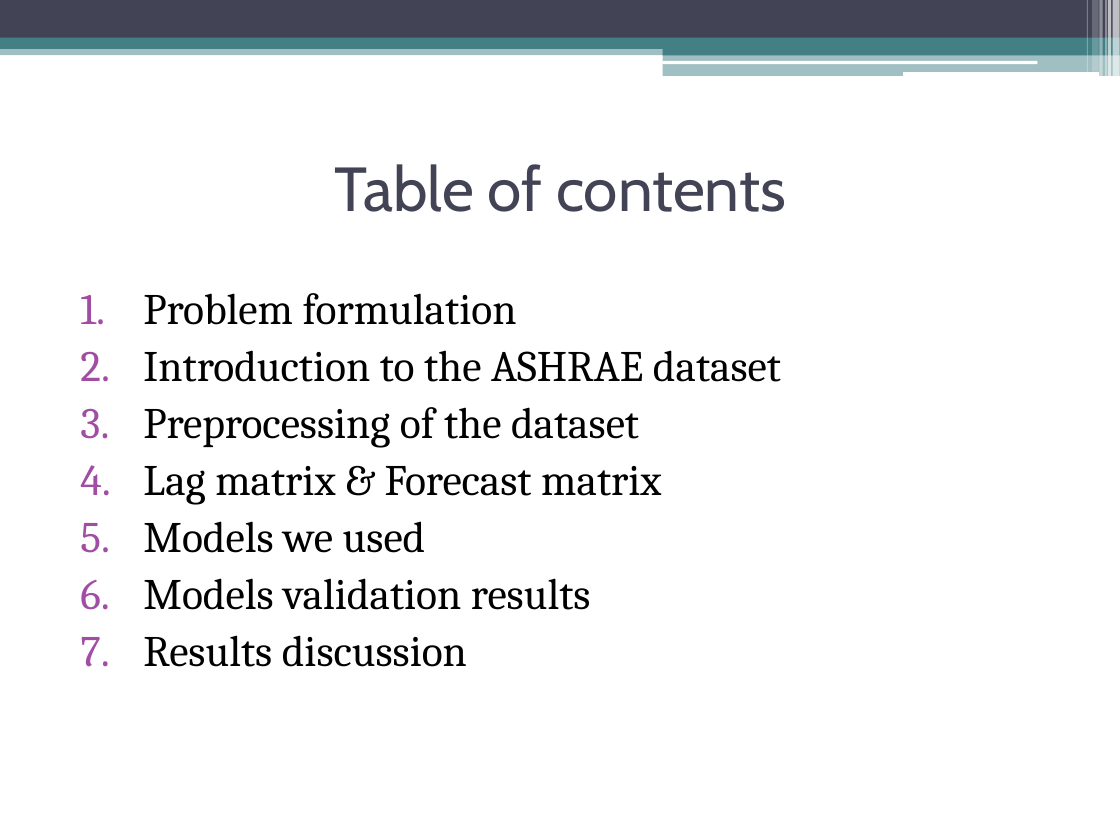
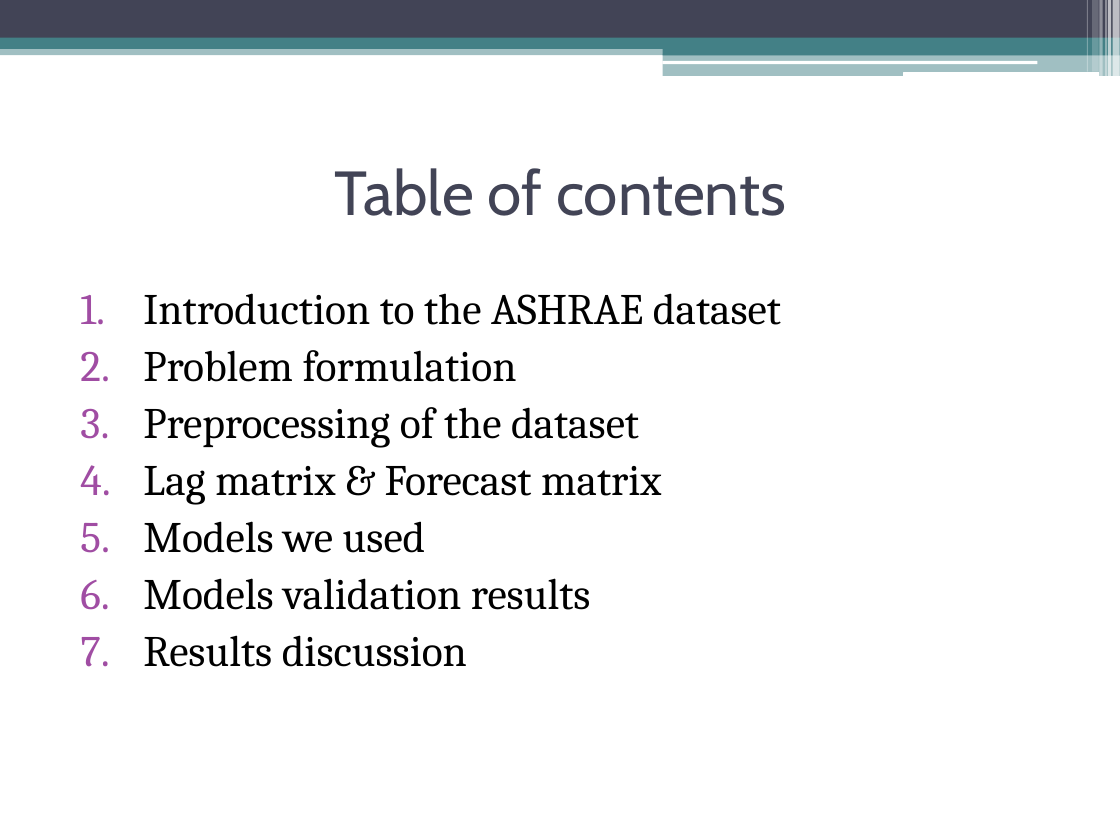
Before and after one commit to TarasKutsyk/ML-for-Automation-Project, a slide deck: slide 2 of Presentation ASHRAE.pptx. Drawn at 1120x840 pixels with LibreOffice and Linux fonts; fonts in the diff are those of the drawing. Boxes give left, top, right and bottom in pixels: in the first picture for what was removed or moved away, otherwise in the second. Text is boxed around its words. In the diff, an @@ line names an element or a change of style, - is before the commit and + after.

Commit message:
(Pres.) Dataset slides added

```diff
--- a/Presentation ASHRAE.pptx
+++ b/Presentation ASHRAE.pptx
@@ title "Table of contents": place and size @@
-title "Table of contents" at (334, 164, 786, 212)
+title "Table of contents" at (334, 168, 786, 216)
@@ text at (143, 293, 781, 325): paragraph added @@
+1. Introduction to the ASHRAE dataset
@@ text at (143, 350, 781, 382): paragraph removed @@
-2. Introduction to the ASHRAE dataset
```
Also in this commit, not shown: 3 slides added.
